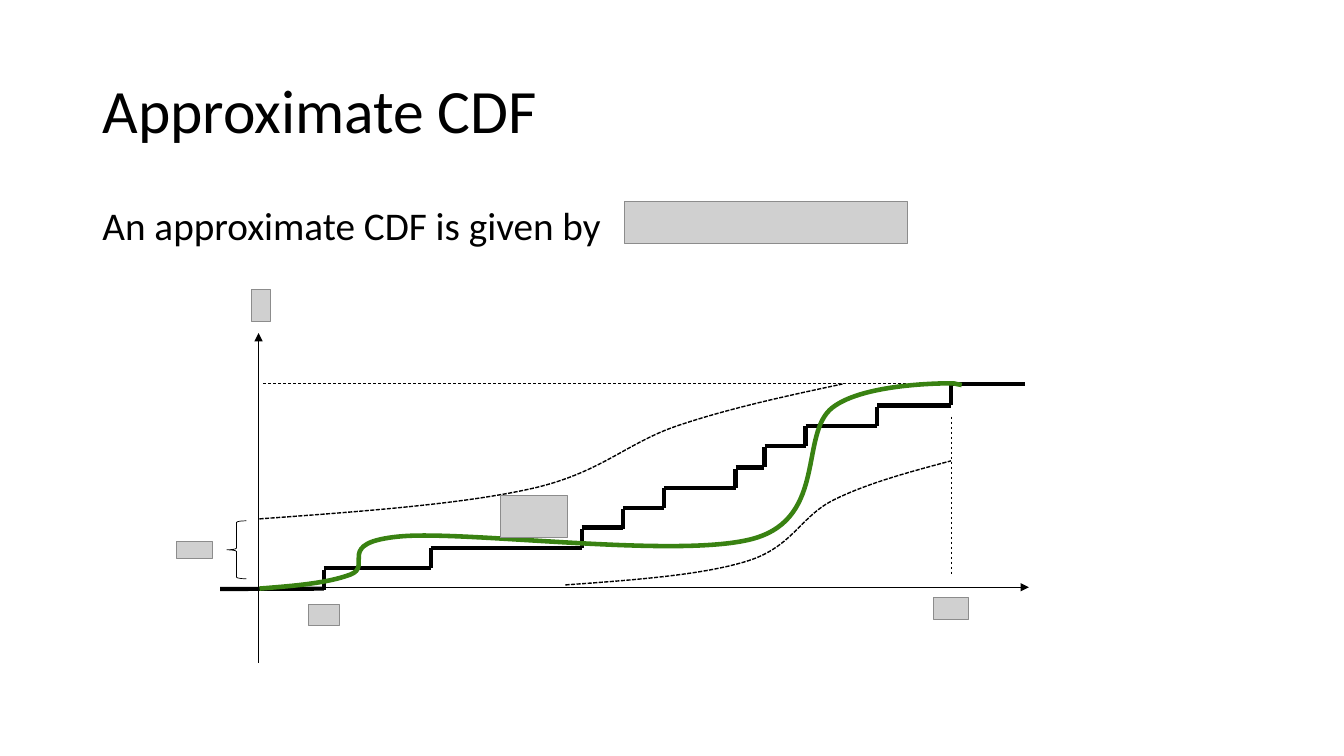
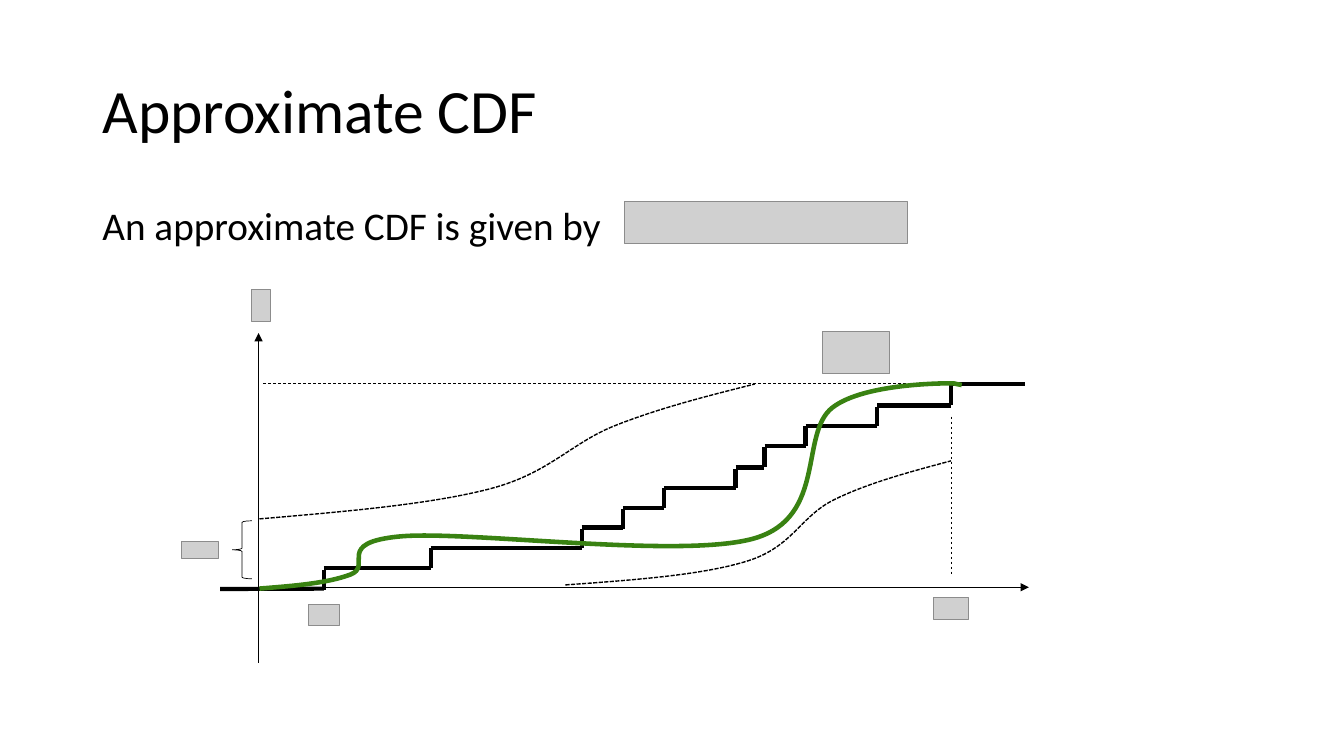
Before and after one commit to zkarnin/density_sketch, a slide deck: slide 6 of presentation.pptx. Drawn at 1344x756 pixels with LibreOffice and Linux fonts; fonts in the diff are those of the drawing; grey boxes stand for pictures; background and template pictures are left out. Boxes give left, top, right and bottom in pixels: in the first picture for what was removed or moved away, otherwise in the second. Text is boxed around its words. In the diff, an @@ line names an element or a change of style, - is before the commit and + after.

```diff
--- a/presentation.pptx
+++ b/presentation.pptx
@@ picture: place and size @@
-picture at <box>500,496,568,538</box>
+picture at <box>823,332,890,374</box>
@@ freeform shape: place and size @@
-freeform shape at <box>259,384,842,519</box>
+freeform shape at <box>259,384,754,519</box>
@@ left brace: place and size @@
-left brace at <box>227,521,246,580</box>
+left brace at <box>232,521,251,580</box>
@@ picture: place and size @@
-picture at <box>176,541,213,559</box>
+picture at <box>181,541,218,559</box>
```
Also in this commit, not shown: 11 other slides changed, 7 slides added, 3 slides removed.
